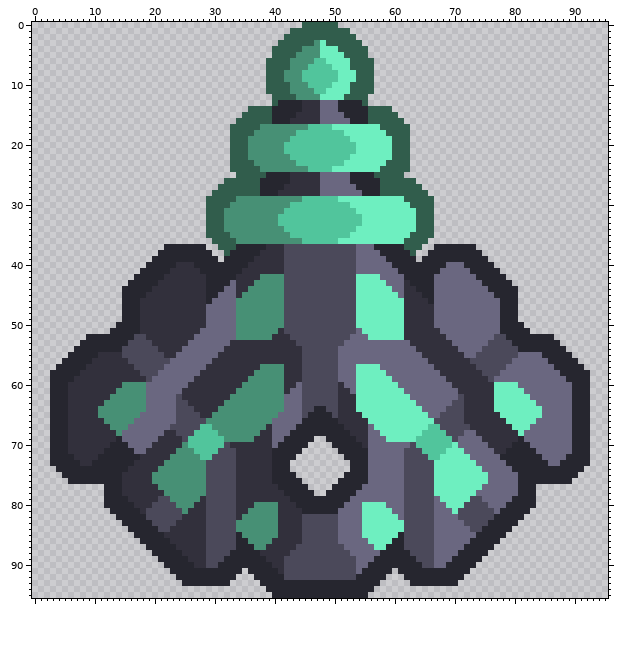
A sprite sheet gets an edit: sprites/blocks/turrets/Influx/03c-04-b-subsonic-preview.png. The first picture shows the starting point.
The file is 96x96 pixels. Colours within 5 levels of each other are drawn and written as one.
After the commit:
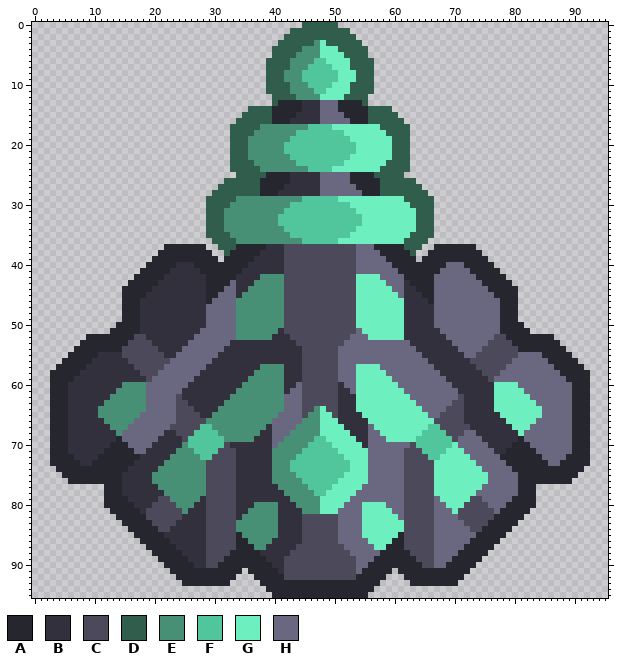
Palette (. is transparent): A #26262f  B #32303c  C #4b495a  D #315d4c  E #479075  F #51c59c  G #6eefc0  H #6a6780
What changed:
Changed rows in their new state; - is an unchanged pixel.
first column x 40:
64 -------EG-------
65 ------EEGG------
66 -----EEEGGG-----
67 ----EEEEGGGG----
68 ---EEEEEGGGGG---
69 --EEEEEFFGGGGG--
70 -EEEEEFFFFGGGGG-
71 EEEEEFFFFFFGGGGG
72 EEEEFFFFFFFFGGGG
73 EEEFFFFFFFFFFGGG
74 EEEFFFFFFFFFFGGG
75 EEEEFFFFFFFFGGGG
76 EEEEEFFFFFFGGGGG
77 -EEEEEFFFFGGGGG-
78 --EEEEEFFGGGGG--
79 ---EEEEEGGGGG---
80 ----EEEEGGGG----
81 -----EEEGGG-----
Changed places in both pictures, as pixel boxes (x1, y1, x2, y2):
changed: (272, 406, 368, 514)
